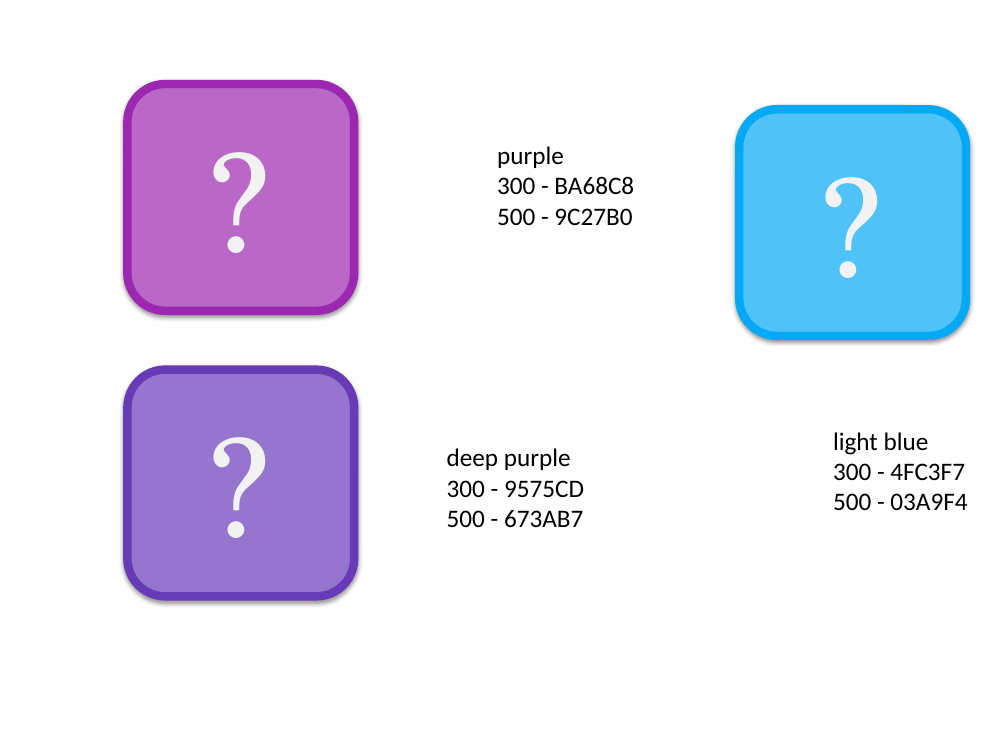
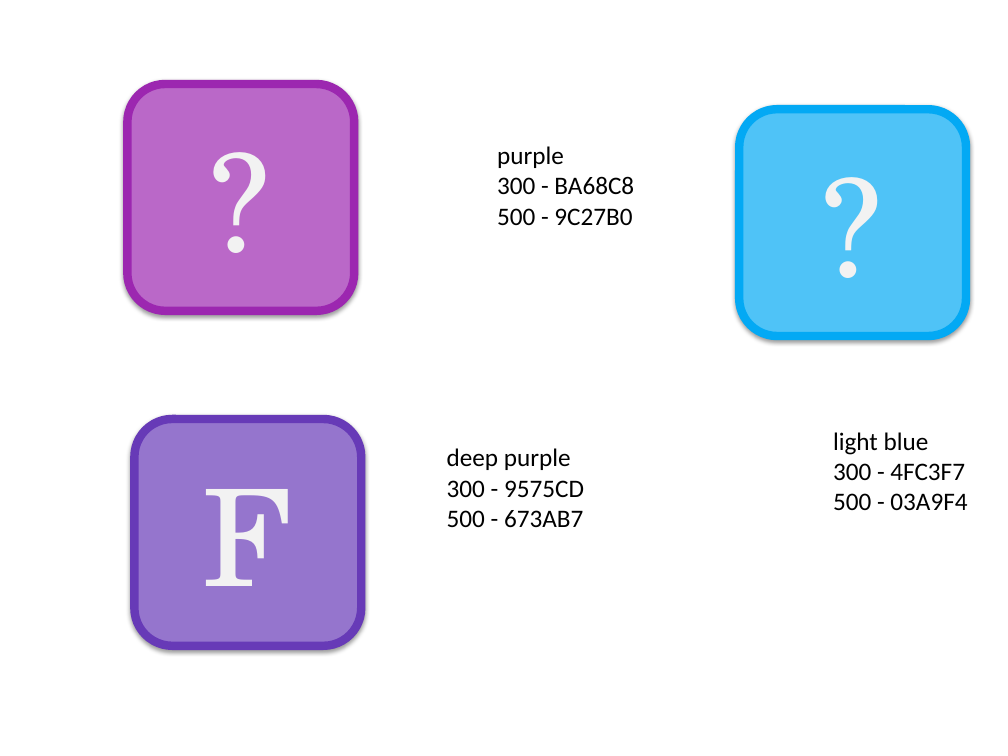
Before and after one commit to lemuelinchrist/hymnsforandroid, a slide deck: slide 5 of HymnIcons.pptx. Drawn at 1008x756 pixels with LibreOffice and Linux fonts; fonts in the diff are those of the drawing. Boxes give left, top, right and bottom in pixels: in the first picture for what was removed or moved away, otherwise in the second. Text is boxed around its words. In the diff, an @@ line names an element or a change of style, - is before the commit and + after.

```diff
--- a/HymnIcons.pptx
+++ b/HymnIcons.pptx
@@ rounded rectangle "F": place and size @@
-rounded rectangle "F" at (127,370,354,597)
+rounded rectangle "F" at (134,419,361,646)
@@ text in rounded rectangle at (203,489,293,586): text changed @@
-?
+F
```
Also in this commit, not shown: 8 other files.
